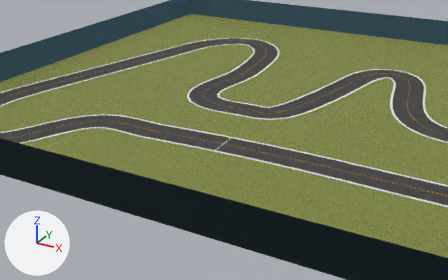
The COLLADA model bundle/meshes/penbay_pro_cw/penbay_pro_cw.dae as it was, and as the next commit left it.
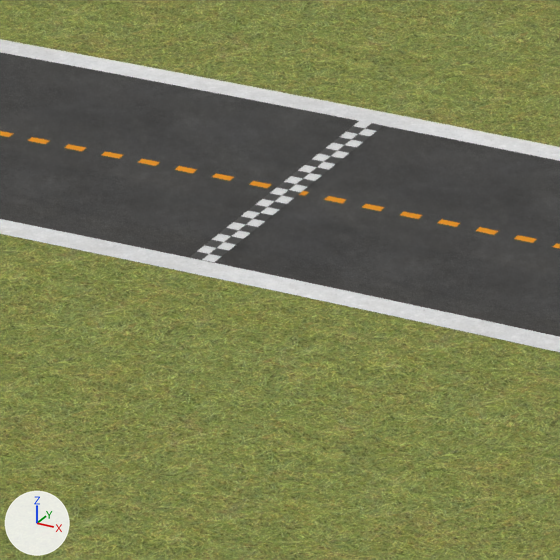
Old and new are each drawn from a 50 mm lens placed at (5.38, -17.98, 6.81), pointed at (-2.01, -4.54, 0.09) and again close up on the part from 44% to 55% of the width and 45% to 63% of the height. The axes (+X, +Y, +Z) are drawn at lower left. The lights are the same throughout.

In view in the first close-up: 'StartLine', 'cl', 'field', 'il', 'ol', 'road'.
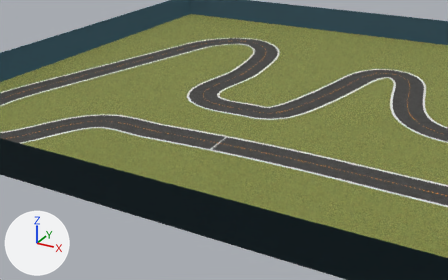
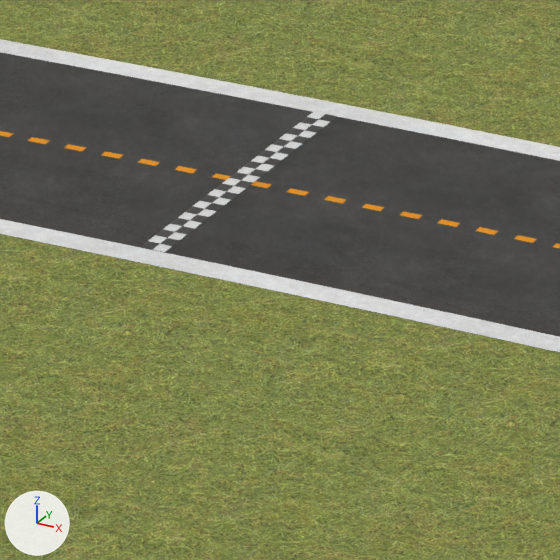
The change, as a list of edits to the scene's bpy script:
```text
Change ob_startline:
    ob_startline.location: (-2.0, -4.611, 0.003) -> (-2.13, -4.616, 0.003)
    ob_startline.rotation_euler: (0.0, 0.0, -0.807) -> (0.0, 0.0, -0.812)  # degrees (0, 0, -46) -> degrees (0, 0, -47)
```

Pixel boxes (x1, y1, x2, y2) of what changed, in the close-ups (560 x 560 px):
'StartLine', moved, turned: before (190, 121, 384, 262); after (141, 112, 337, 252)
